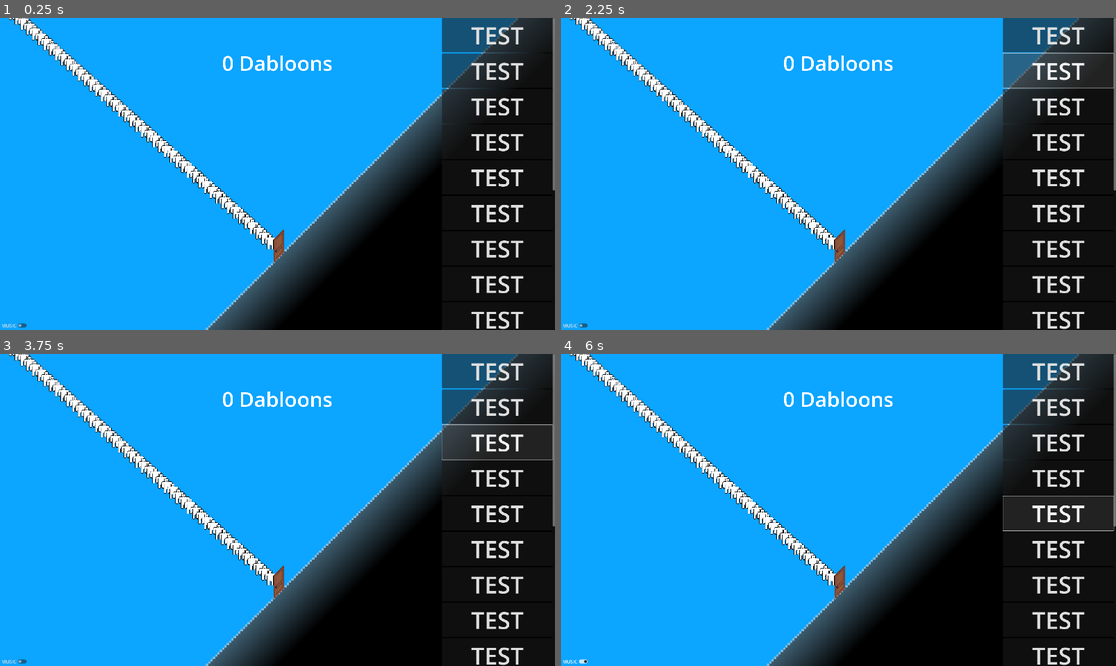
Above: before the commit, frames 1-4 (two rows, left to right).
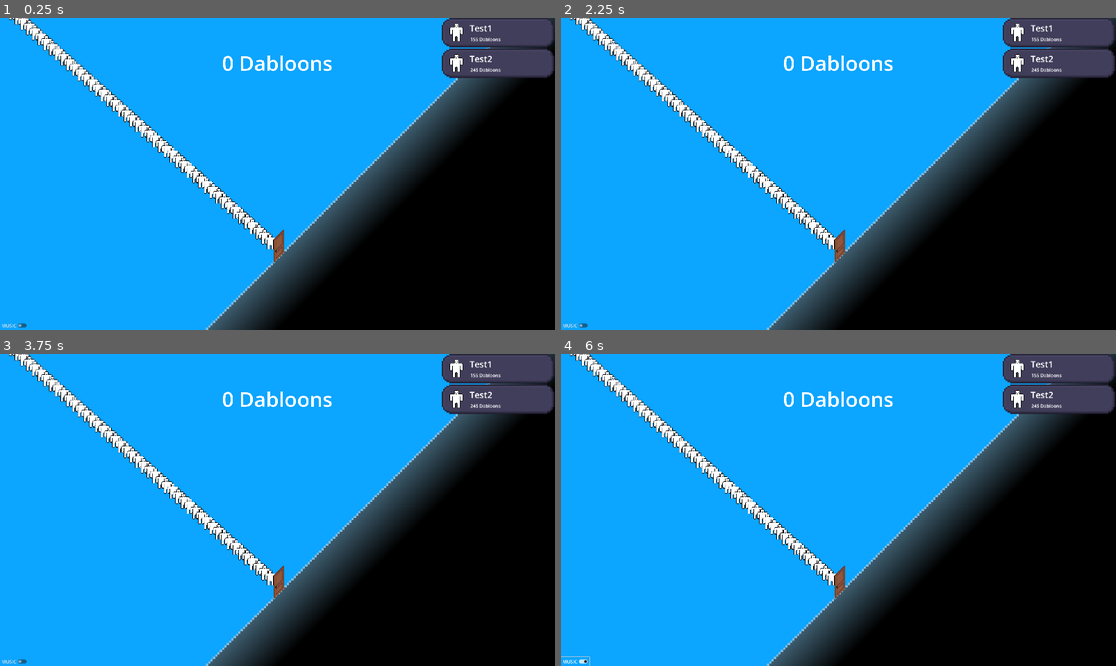
Above: after the commit, the same moments.

Repository: Kapsulon/Door-Clicker
Game: Godot game, scene res://scenes/main.tscn
Same seed, same stepped clock (60 frames per second), same inputs: the game is played once before the commit and once after it.
Inputs (mouse positions are in pixels of both pictures, inside the frame that each line leads up to):
- Up to frame 1 (0.25 s): no input
- Up to frame 2 (2.25 s): click (1060, 36) at 0.5 s, where only the run before the commit has a clickable "TEST"; click (1060, 33) at 1.25 s, where only the run after the commit has a clickable "Test1"; click (1060, 71) at 2 s, where only the run before the commit has a clickable "TEST"
- Up to frame 3 (3.75 s): click (499, 400) at 2.75 s, where only the run after the commit has a clickable "Test2"; click (499, 441) at 3.5 s, where only the run before the commit has a clickable "TEST"
- Up to frame 4 (6 s): click "MUSIC" at 4.25 s; click (1060, 478) at 5 s, where only the run before the commit has a clickable "TEST"; click (1060, 513) at 5.75 s, where only the run before the commit has a clickable "TEST"

The runs differ from the first frame. In frame 1, 6.0% of the frame differs, in the area x 79-100%, y 0-100%; in frame 2, 6.1%; in frame 3, 7.1%; in frame 4, 8.1%, in the area x 0-100%, y 0-100%.

Commit message:
ADD: upgrade button

Diff:
--- a/scenes/main.tscn
+++ b/scenes/main.tscn
@@ -1,8 +1,9 @@
-[gd_scene load_steps=9 format=3 uid="uid://bmuohnt75jg7y"]
+[gd_scene load_steps=10 format=3 uid="uid://bmuohnt75jg7y"]
 
 [ext_resource type="Script" path="res://scripts/main.gd" id="1_eklex"]
 [ext_resource type="Texture2D" uid="uid://0dq2lwp1hffn" path="res://assets/tileset.png" id="2_xup43"]
 [ext_resource type="Script" path="res://scripts/line.gd" id="3_3i8gt"]
+[ext_resource type="PackedScene" uid="uid://bjvh2607hw50r" path="res://scenes/upgrade_button.tscn" id="3_ajvys"]
 [ext_resource type="Texture2D" uid="uid://b4f1k2gc8fg7l" path="res://assets/door.png" id="4_jba30"]
 [ext_resource type="AudioStream" uid="uid://dybw3u48fp7eb" path="res://assets/bg_music.mp3" id="5_cu3bx"]
 
@@ -79,85 +80,15 @@
 size_flags_horizontal = 3
 metadata/_edit_use_anchors_ = true
 
-[node name="Button" type="Button" parent="UI/ScrollContainer/VBoxContainer"]
+[node name="UpgradeButton" parent="UI/ScrollContainer/VBoxContainer" instance=ExtResource("3_ajvys")]
 layout_mode = 2
-theme_override_font_sizes/font_size = 81
-text = "TEST"
+title = "Test1"
+price = 155
 
-[node name="Button2" type="Button" parent="UI/ScrollContainer/VBoxContainer"]
+[node name="UpgradeButton2" parent="UI/ScrollContainer/VBoxContainer" instance=ExtResource("3_ajvys")]
 layout_mode = 2
-theme_override_font_sizes/font_size = 81
-text = "TEST"
-
-[node name="Button3" type="Button" parent="UI/ScrollContainer/VBoxContainer"]
-layout_mode = 2
-theme_override_font_sizes/font_size = 81
-text = "TEST"
-
-[node name="Button4" type="Button" parent="UI/ScrollContainer/VBoxContainer"]
-layout_mode = 2
-theme_override_font_sizes/font_size = 81
-text = "TEST"
-
-[node name="Button5" type="Button" parent="UI/ScrollContainer/VBoxContainer"]
-layout_mode = 2
-theme_override_font_sizes/font_size = 81
-text = "TEST"
-
-[node name="Button6" type="Button" parent="UI/ScrollContainer/VBoxContainer"]
-layout_mode = 2
-theme_override_font_sizes/font_size = 81
-text = "TEST"
-
-[node name="Button7" type="Button" parent="UI/ScrollContainer/VBoxContainer"]
-layout_mode = 2
-theme_override_font_sizes/font_size = 81
-text = "TEST"
-
-[node name="Button8" type="Button" parent="UI/ScrollContainer/VBoxContainer"]
-layout_mode = 2
-theme_override_font_sizes/font_size = 81
-text = "TEST"
-
-[node name="Button9" type="Button" parent="UI/ScrollContainer/VBoxContainer"]
-layout_mode = 2
-theme_override_font_sizes/font_size = 81
-text = "TEST"
-
-[node name="Button10" type="Button" parent="UI/ScrollContainer/VBoxContainer"]
-layout_mode = 2
-theme_override_font_sizes/font_size = 81
-text = "TEST"
-
-[node name="Button11" type="Button" parent="UI/ScrollContainer/VBoxContainer"]
-layout_mode = 2
-theme_override_font_sizes/font_size = 81
-text = "TEST"
-
-[node name="Button12" type="Button" parent="UI/ScrollContainer/VBoxContainer"]
-layout_mode = 2
-theme_override_font_sizes/font_size = 81
-text = "TEST"
-
-[node name="Button13" type="Button" parent="UI/ScrollContainer/VBoxContainer"]
-layout_mode = 2
-theme_override_font_sizes/font_size = 81
-text = "TEST"
-
-[node name="Button14" type="Button" parent="UI/ScrollContainer/VBoxContainer"]
-layout_mode = 2
-theme_override_font_sizes/font_size = 81
-text = "TEST"
-
-[node name="Button15" type="Button" parent="UI/ScrollContainer/VBoxContainer"]
-layout_mode = 2
-theme_override_font_sizes/font_size = 81
-text = "TEST"
-
-[node name="Button16" type="Button" parent="UI/ScrollContainer/VBoxContainer"]
-layout_mode = 2
-theme_override_font_sizes/font_size = 81
-text = "TEST"
+title = "Test2"
+price = 245
 
 [node name="CheckButton" type="CheckButton" parent="UI"]
 layout_mode = 1
--- /dev/null
+++ b/scenes/upgrade_button.tscn
@@ -0,0 +1,51 @@
+[gd_scene load_steps=7 format=3 uid="uid://bjvh2607hw50r"]
+
+[ext_resource type="Texture2D" uid="uid://dy477lfp555ur" path="res://assets/upgrade_button1.png" id="1_p4551"]
+[ext_resource type="Texture2D" uid="uid://djms7cxrreidi" path="res://assets/upgrade_button2.png" id="2_pcbuf"]
+[ext_resource type="Script" path="res://scripts/upgrade_button.gd" id="3_7r4c6"]
+[ext_resource type="Texture2D" uid="uid://b63caaaeqmvub" path="res://assets/guy.png" id="4_ckbul"]
+
+[sub_resource type="LabelSettings" id="LabelSettings_lcsgx"]
+font_size = 30
+
+[sub_resource type="LabelSettings" id="LabelSettings_m3tn4"]
+
+[node name="UpgradeButton" type="TextureButton"]
+custom_minimum_size = Vector2(0, 102)
+anchors_preset = -1
+anchor_right = 0.203125
+anchor_bottom = 0.0944444
+texture_normal = ExtResource("1_p4551")
+texture_pressed = ExtResource("2_pcbuf")
+stretch_mode = 4
+script = ExtResource("3_7r4c6")
+metadata/_edit_use_anchors_ = true
+
+[node name="Label" type="Label" parent="."]
+layout_mode = 0
+anchor_left = 0.246154
+anchor_top = 0.137255
+anchor_right = 0.917949
+anchor_bottom = 0.54902
+text = "Text"
+label_settings = SubResource("LabelSettings_lcsgx")
+metadata/_edit_use_anchors_ = true
+
+[node name="TextureRect" type="TextureRect" parent="."]
+layout_mode = 0
+anchor_left = 0.0461538
+anchor_top = 0.186275
+anchor_right = 0.207692
+anchor_bottom = 0.803922
+texture = ExtResource("4_ckbul")
+metadata/_edit_use_anchors_ = true
+
+[node name="Label2" type="Label" parent="."]
+layout_mode = 0
+anchor_left = 0.251282
+anchor_top = 0.607843
+anchor_right = 0.915385
+anchor_bottom = 0.833333
+text = "0 Dabloons"
+label_settings = SubResource("LabelSettings_m3tn4")
+metadata/_edit_use_anchors_ = true
--- a/scripts/main.gd
+++ b/scripts/main.gd
@@ -7,72 +7,72 @@
 
 
 func generate_dabloons_store() -> Dictionary:
-    var tmp: Dictionary = {}
-    for ord in ORDERS:
-        tmp[ord] = 0
-    return tmp
+	var tmp: Dictionary = {}
+	for ord in ORDERS:
+		tmp[ord] = 0
+	return tmp
 
 
 func _ready() -> void:
-    dabloons = generate_dabloons_store()
-    $Path2D.generate_line = true
+	dabloons = generate_dabloons_store()
+	$Path2D.generate_line = true
 
 
 func _on_click_gui_input(event: InputEvent) -> void:
-    if ((event is InputEventMouseButton and event.button_index == 1) or event is InputEventScreenTouch) and event.is_pressed():
-        var fall = FALL_GUY.instantiate()
-        fall.position = $fall_guys_pos.position
-        add_child(fall)
-        fall.emitting = true
-        $Path2D.advance = !$Path2D.advance
-        var tmp = generate_dabloons_store()
-        tmp["u"] = 1
-        add_dabloons(tmp, dabloons)
+	if ((event is InputEventMouseButton and event.button_index == 1) or event is InputEventScreenTouch) and event.is_pressed():
+		var fall = FALL_GUY.instantiate()
+		fall.position = $fall_guys_pos.position
+		add_child(fall)
+		fall.emitting = true
+		$Path2D.advance = !$Path2D.advance
+		var tmp = generate_dabloons_store()
+		tmp["u"] = 1
+		add_dabloons(tmp, dabloons)
 
 
 func _process(delta: float) -> void:
-    var tmp: String = display_num(dabloons)
-    $UI/clicks.text = tmp + " Dabloons"
+	var tmp: String = display_num(dabloons)
+	$UI/clicks.text = tmp + " Dabloons"
 
 
 func display_num(store: Dictionary) -> String:
-    var to_display: Array
-    var index: int = 0
-    var score: String
+	var to_display: Array
+	var index: int = 0
+	var score: String
 
-    to_display = store.keys()
-    to_display.reverse()
-    while (index < ORDERS.size() and store[to_display[index]] == 0):
-        index += 1
-    if (index >= ORDERS.size()):
-        index = ORDERS.size() - 1
-    score = str(store[to_display[index]])
-    if (index + 1 < ORDERS.size()):
-        if (index + 1 == ORDERS.size() - 1):
-            score = score + "." + str(store[to_display[index + 1]] / 10000)
-        else:
-            score = score + "." + str(store[to_display[index + 1]] / 10)
-        score = score + to_display[index]
-    return score
+	to_display = store.keys()
+	to_display.reverse()
+	while (index < ORDERS.size() and store[to_display[index]] == 0):
+		index += 1
+	if (index >= ORDERS.size()):
+		index = ORDERS.size() - 1
+	score = str(store[to_display[index]])
+	if (index + 1 < ORDERS.size()):
+		if (index + 1 == ORDERS.size() - 1):
+			score = score + "." + str(store[to_display[index + 1]] / 10000)
+		else:
+			score = score + "." + str(store[to_display[index + 1]] / 10)
+		score = score + to_display[index]
+	return score
 
 
 func add_dabloons(from: Dictionary, to: Dictionary) -> void:
-    var index: int = 0
-    var carry: int = 0
-    var tmp: int = 0
-    var from_keys: Array = from.keys()
-    var to_keys: Array = to.keys()
+	var index: int = 0
+	var carry: int = 0
+	var tmp: int = 0
+	var from_keys: Array = from.keys()
+	var to_keys: Array = to.keys()
 
-    while (index < ORDERS.size()):
-        tmp = from[from_keys[index]] + to[to_keys[index]] + carry
-        if (index == 0):
-            carry = tmp / 1000000
-            to[to_keys[index]] = tmp % 1000000
-        else:
-            carry = tmp / 1000
-            to[to_keys[index]] = tmp % 1000
-        index += 1
+	while (index < ORDERS.size()):
+		tmp = from[from_keys[index]] + to[to_keys[index]] + carry
+		if (index == 0):
+			carry = tmp / 1000000
+			to[to_keys[index]] = tmp % 1000000
+		else:
+			carry = tmp / 1000
+			to[to_keys[index]] = tmp % 1000
+		index += 1
 
 
 func _on_check_button_pressed() -> void:
-    $AudioStreamPlayer.playing = $UI/CheckButton.is_pressed()
+	$AudioStreamPlayer.playing = $UI/CheckButton.is_pressed()
--- /dev/null
+++ b/scripts/upgrade_button.gd
@@ -0,0 +1,23 @@
+@tool
+extends TextureButton
+
+@export var icon: Texture2D = null:
+	set(new_icon):
+		icon = new_icon
+		$TextureRect.set("texture", icon)
+
+@export var title: String = "":
+	set(new_title):
+		title = new_title
+		$Label.set("text", title)
+
+@export var price: int = 0:
+	set(new_price):
+		price = new_price
+		$Label2.set("text", str(price) + " Dabloons")
+
+func _ready():
+	pass
+
+func _process(delta):
+	pass
Binary file added: assets/upgrade_button1.png
Not shown, added: assets/upgrade_button1.png.import
Binary file added: assets/upgrade_button2.png
Not shown, added: assets/upgrade_button2.png.import
